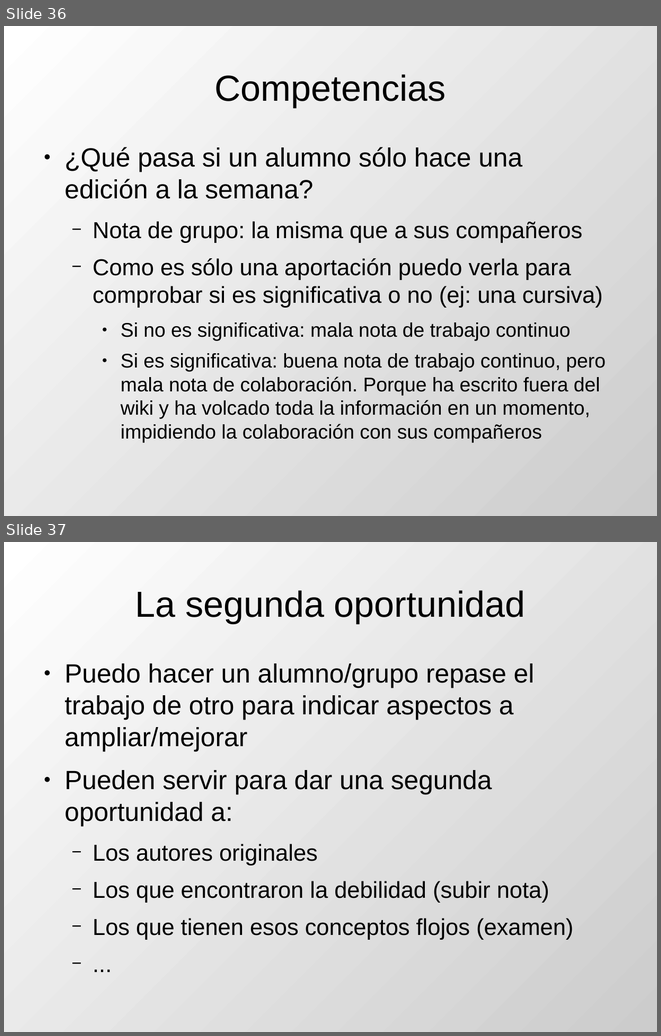
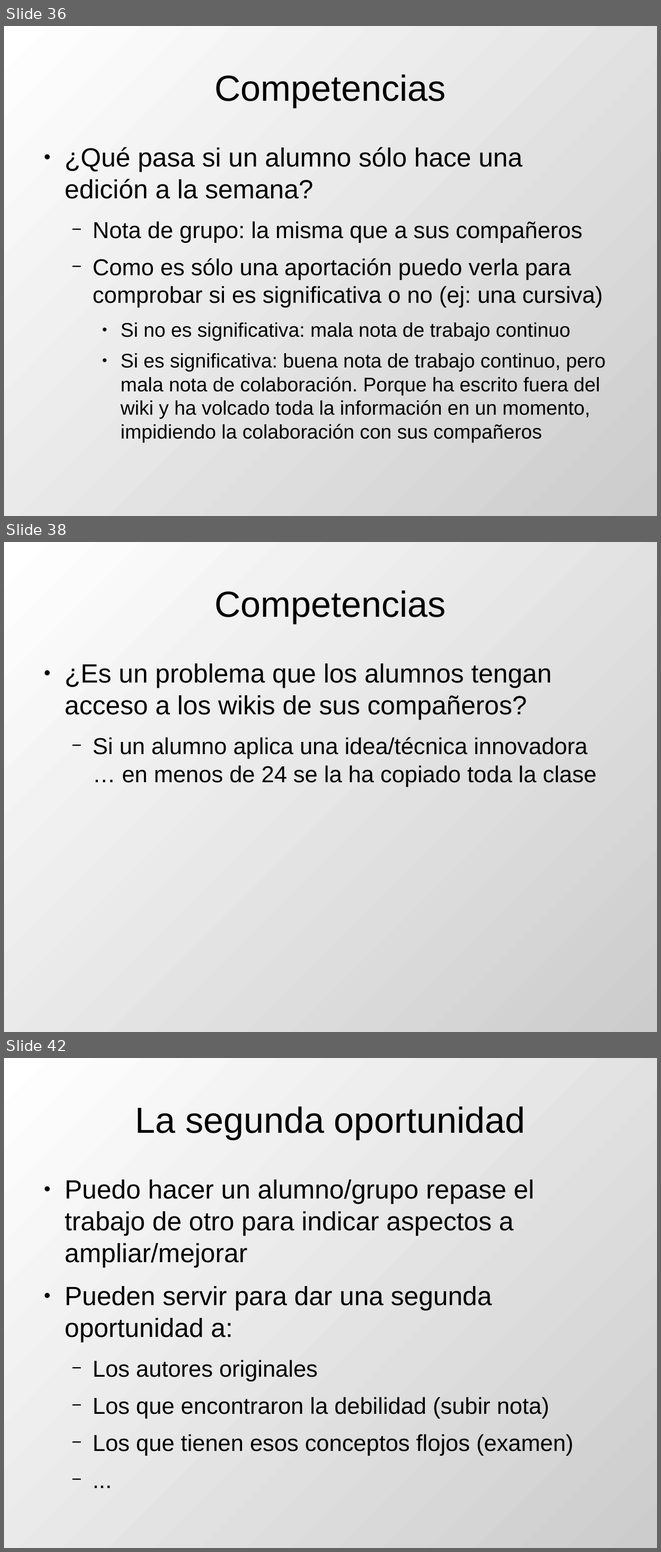
Before and after one commit to DrPantera/wikis4education, a slide deck: uca-2014/tema-5-EvaluacionWikis.odp. Shown one above the other, each under a label of ours: slides 36 and 37 before the commit, slides 36, 38 and 42 after it; the slides between them are not shown. The pictures are 661x1036 and 661x1552 pixels, drawn with LibreOffice and Linux fonts; fonts in the diff are those of the drawing. Boxes give left, top, right and bottom in pixels: in the first picture for what was removed or moved away, otherwise in the second. Text is boxed around its words. In the diff, an @@ line names an element or a change of style, - is before the commit and + after.

```diff
--- a/uca-2014/tema-5-EvaluacionWikis.odp
+++ b/uca-2014/tema-5-EvaluacionWikis.odp
@@ slide 38 added at (4, 542, 657, 1032), background gradient #FFFFFF to #CCCCCC @@
@@ title added at (214, 590, 445, 623), 44 pt, text #000000 @@
+Competencias
@@ text added at (64, 663, 597, 787), 28 pt, text #000000 @@
+● ¿Es un problema que los alumnos tengan acceso a los wikis de sus compañeros?
+  − Si un alumno aplica una idea/técnica innovadora … en menos de 24 se la ha copiado toda la clase
@@ what was slide 37 is now slide 42 @@
```
Also in this commit, not shown: 5 slides changed, 4 other slides added, 6 other files.
